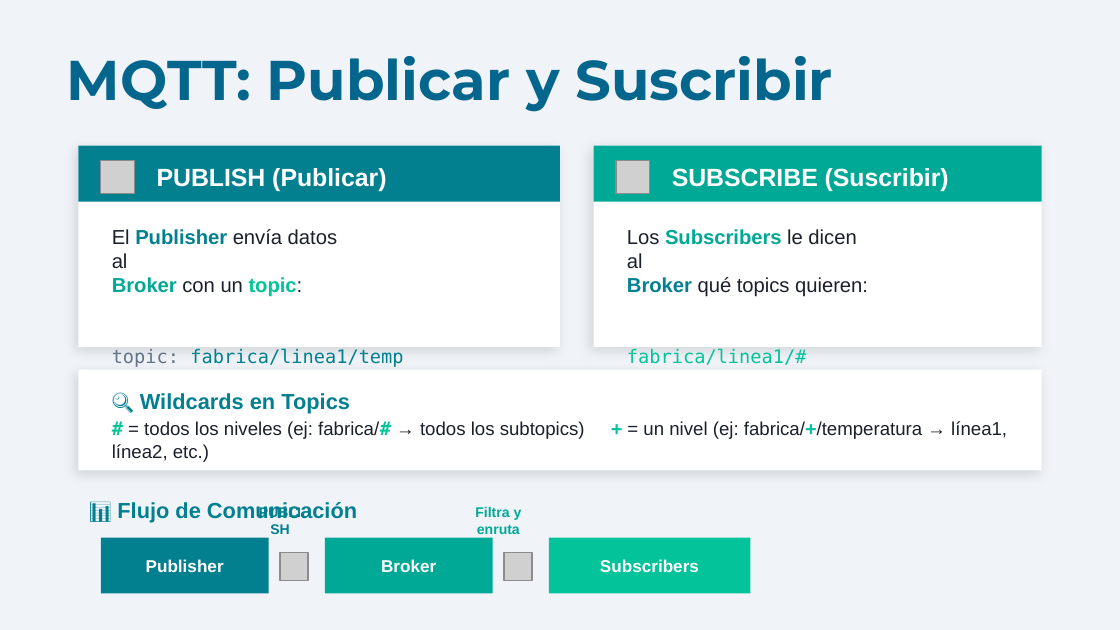
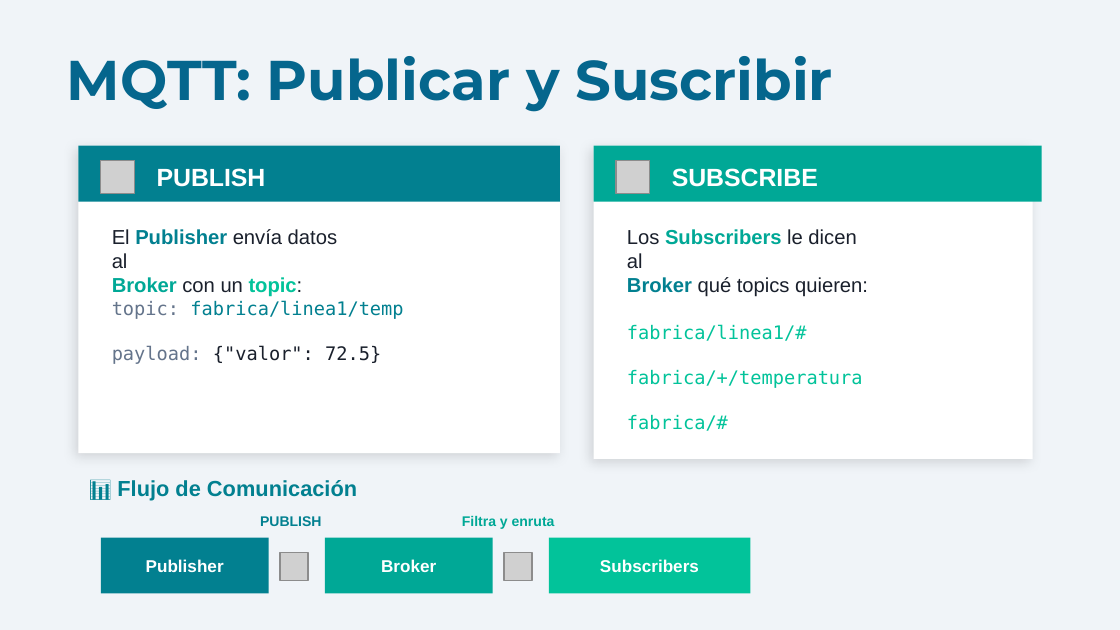
Before and after one commit to Jon8a/IoT-Reto2-Envio, a slide deck: slide 4 of Presentacion_IoT_MQTT_v2.pptx (slide 5 before the commit). Drawn at 1120x630 pixels with LibreOffice and Linux fonts; fonts in the diff are those of the drawing; grey boxes stand for pictures. Boxes give left, top, right and bottom in pixels: in the first picture for what was removed or moved away, otherwise in the second. Text is boxed around its words. In the diff, an @@ line names an element or a change of style, - is before the commit and + after.

```diff
--- a/Presentacion_IoT_MQTT_v2.pptx
+++ b/Presentacion_IoT_MQTT_v2.pptx
@@ rectangle: place and size @@
-rectangle at (78,146,560,347)
+rectangle at (78,146,560,454)
@@ rectangle: place and size @@
-rectangle at (594,146,1042,347)
+rectangle at (594,146,1033,459)
@@ text at (157,168,266,187): text changed @@
-PUBLISH (Publicar)
+PUBLISH
@@ text at (672,168,818,187): text changed @@
-SUBSCRIBE (Suscribir)
+SUBSCRIBE
@@ text "El Publisher envía datos" rewrapped from (112,229,403,413) to (112,229,403,364) @@
@@ text "Los Subscribers le dicen" rewrapped from (190,229,868,439) to (627,229,868,431) @@
@@ rectangle removed at (78,370,1042,470) @@
@@ text removed at (140,393,350,413) @@
-🔍 Wildcards en Topics
@@ text removed at (144,421,1007,439) @@
-# = todos los niveles (ej: fabrica/# → todos los subtopics) + = un nivel (ej: fabrica/+/temperatura → línea1, línea2, etc.)
@@ text "📊 Flujo de Comunicación": place and size @@
-text "📊 Flujo de Comunicación" at (117,502,357,523)
+text "📊 Flujo de Comunicación" at (117,480,357,500)
@@ text "PUBLISH" rewrapped from (246,510,314,532) to (260,516,321,526) @@
@@ text "Filtra y enruta" rewrapped from (475,507,522,538) to (462,516,555,529) @@
```
Also in this commit, not shown: 8 other slides changed, 2 slides removed.
